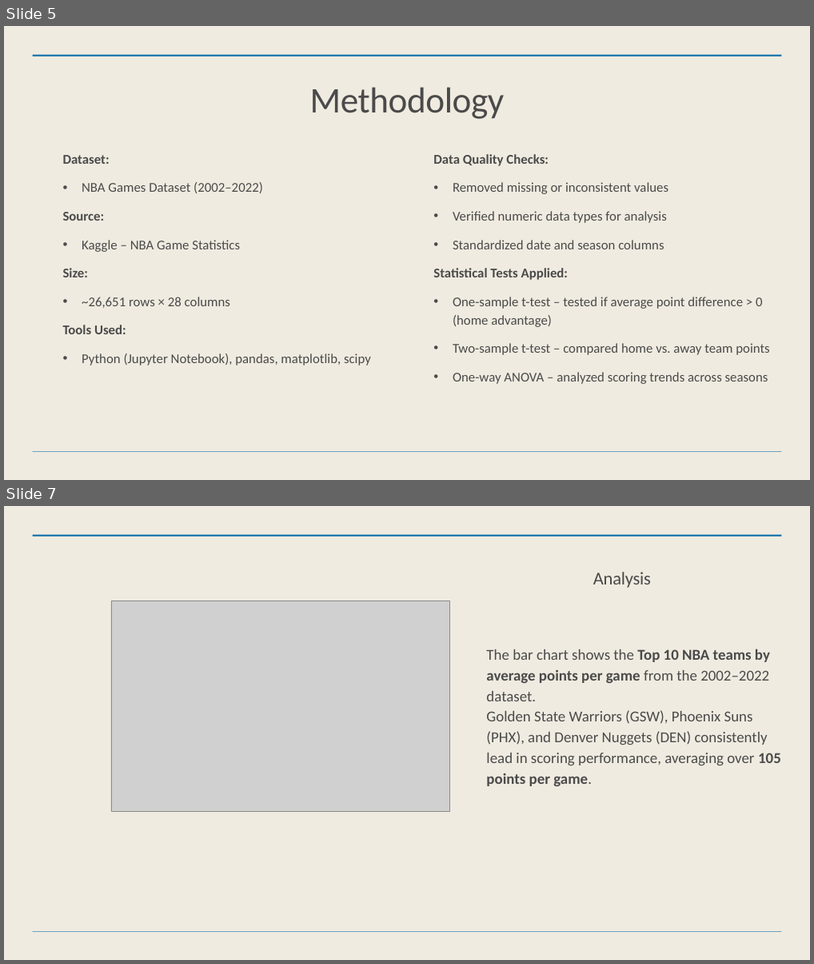
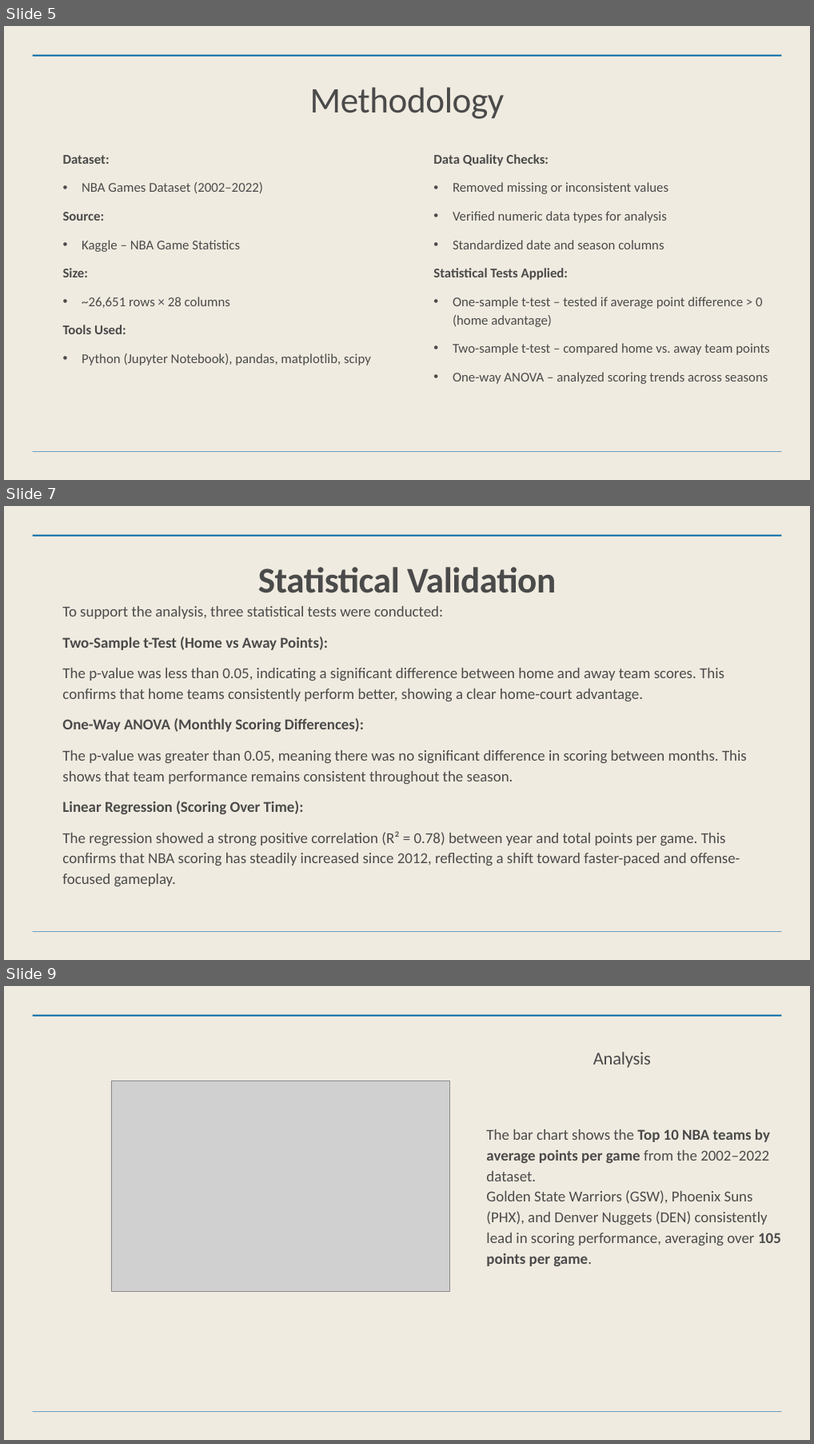
Before and after one commit to algocodingexpert/nba-game-performance-analysis, a slide deck: presentation/NBA_Capstone_Presentation_Final - Tengis Erkhiimergen.pptx. Shown one above the other, each under a label of ours: slides 5 and 7 before the commit, slides 5, 7 and 9 after it; the slides between them are not shown. The pictures are 814x964 and 814x1444 pixels, drawn with LibreOffice and Linux fonts; fonts in the diff are those of the drawing; grey boxes stand for pictures. Boxes give left, top, right and bottom in pixels: in the first picture for what was removed or moved away, otherwise in the second. Text is boxed around its words. In the diff, an @@ line names an element or a change of style, - is before the commit and + after.

```diff
--- a/presentation/NBA_Capstone_Presentation_Final - Tengis Erkhiimergen.pptx
+++ b/presentation/NBA_Capstone_Presentation_Final - Tengis Erkhiimergen.pptx
@@ slide 7 added at <box>4,506,810,960</box>, background #F0EBE0; not listed: 2 template elements that a slide beside it also shows @@
@@ title added at <box>258,567,556,593</box>, 86 pt, text #4A4A4A, bold @@
+Statistical Validation
@@ text added at <box>62,606,747,886</box>, 36 pt, text #4A4A4A @@
+To support the analysis, three statistical tests were conducted:
+Two-Sample t-Test (Home vs Away Points):
+The p-value was less than 0.05, indicating a significant difference between home and away team scores. This confirms that home teams consistently perform better, showing a clear home-court advantage.
+One-Way ANOVA (Monthly Scoring Differences):
+The p-value was greater than 0.05, meaning there was no significant difference in scoring between months. This shows that team performance remains consistent throughout the season.
+Linear Regression (Scoring Over Time):
+The regression showed a strong positive correlation (R² = 0.78) between year and total points per game. This confirms that NBA scoring has steadily increased since 2012, reflecting a shift toward faster-paced and offense-focused gameplay.
@@ what was slide 7 is now slide 9 @@
```
Also in this commit, not shown: 2 slides changed, 2 other slides added, 1 slide removed, 2 other files.
